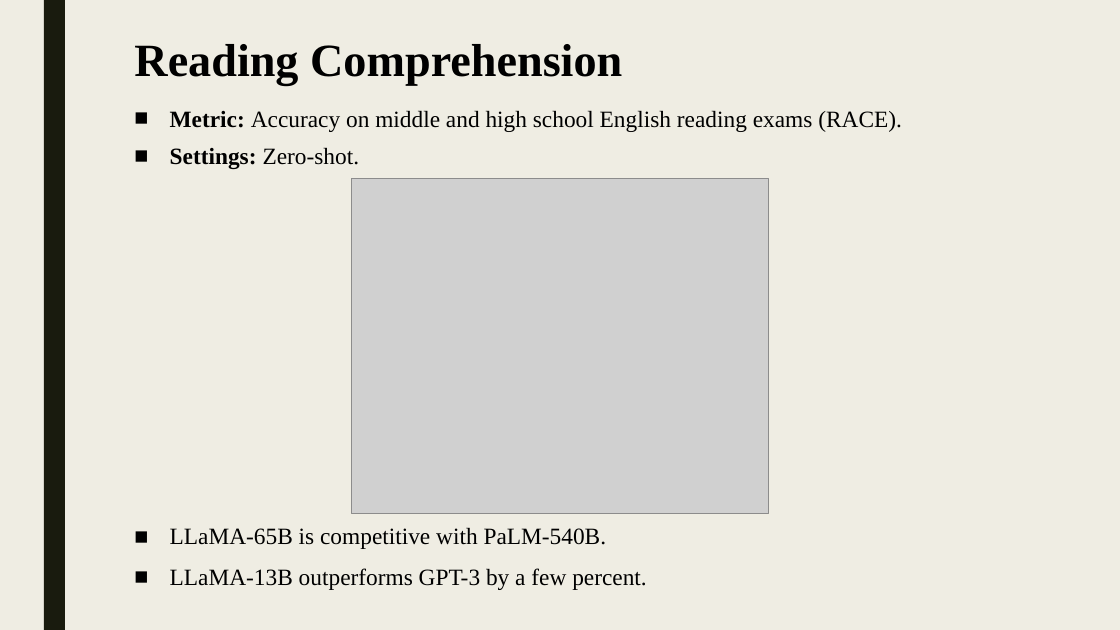
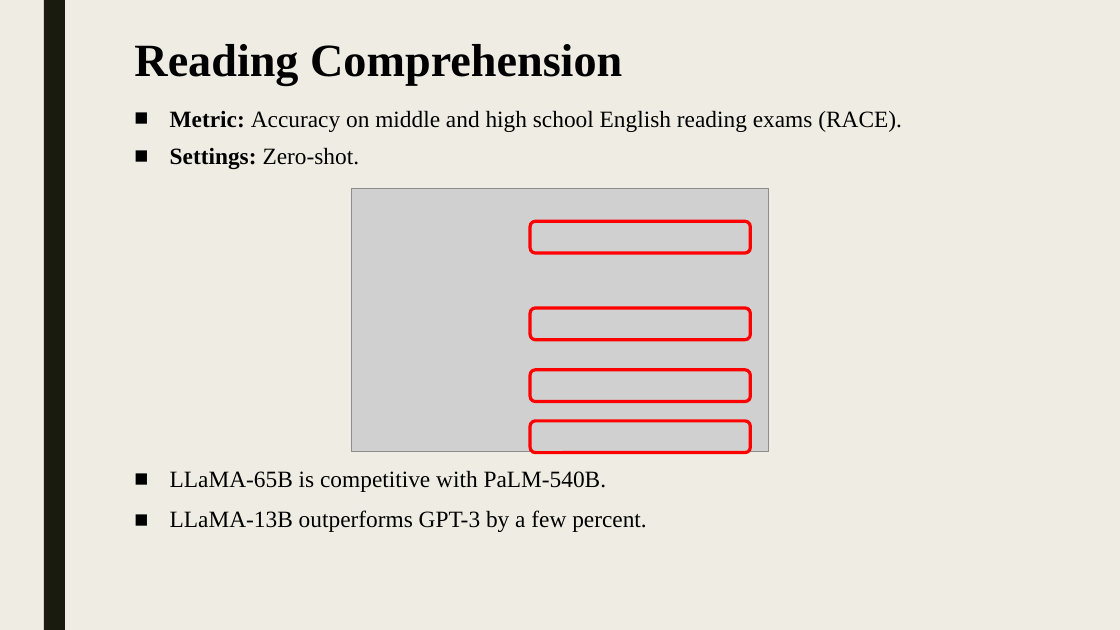
Before and after one commit to shlomi1993/llm-from-scratch, a slide deck: slide 12 of presentation/Lecture Slides.pptx. Drawn at 1120x630 pixels with LibreOffice and Linux fonts; fonts in the diff are those of the drawing; grey boxes stand for pictures. Boxes give left, top, right and bottom in pixels: in the first picture for what was removed or moved away, otherwise in the second. Text is boxed around its words. In the diff, an @@ line names an element or a change of style, - is before the commit and + after.

```diff
--- a/presentation/Lecture Slides.pptx
+++ b/presentation/Lecture Slides.pptx
@@ picture: place and size @@
-picture at <box>351,178,769,513</box>
+picture at <box>351,188,769,451</box>
@@ rounded rectangle added at <box>530,221,750,253</box>, outline #FF0000 2.75 pt @@
@@ rounded rectangle added at <box>530,308,750,340</box>, outline #FF0000 2.75 pt @@
@@ rounded rectangle added at <box>530,370,750,402</box>, outline #FF0000 2.75 pt @@
@@ rounded rectangle added at <box>530,421,750,453</box>, outline #FF0000 2.75 pt @@
@@ text "LLaMA-65B is competitive with PaLM-540B.": place and size @@
-text "LLaMA-65B is competitive with PaLM-540B." at <box>170,527,647,590</box>
+text "LLaMA-65B is competitive with PaLM-540B." at <box>170,470,647,532</box>
```
Also in this commit, not shown: 11 other slides changed, 3 slides added, 5 slides removed.
